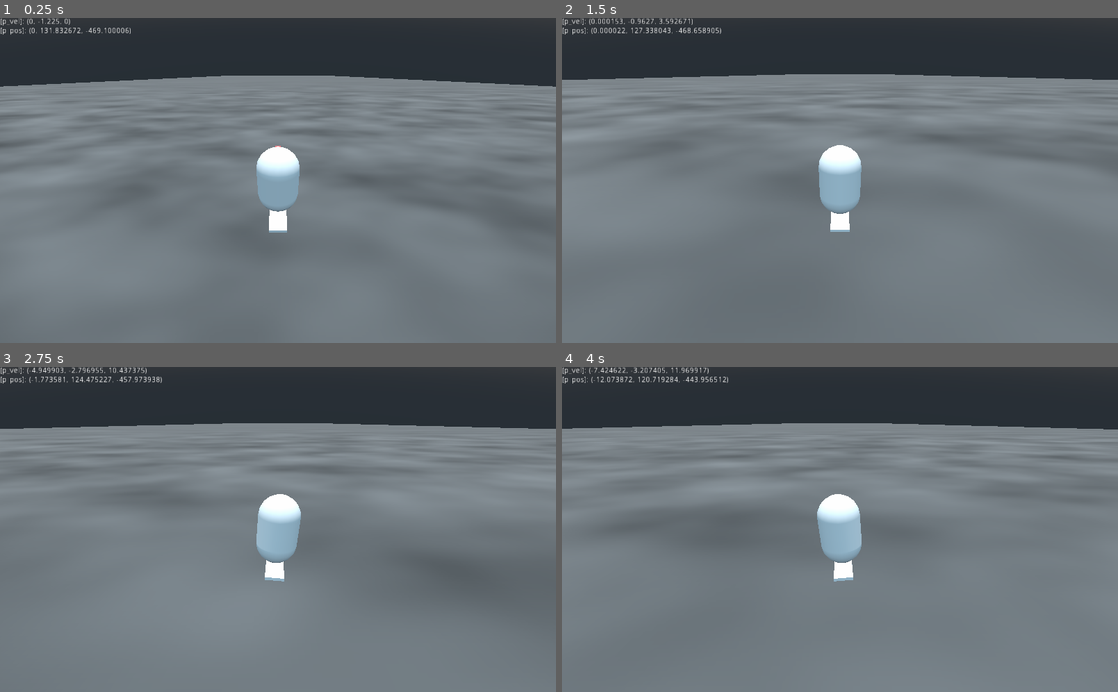
Above: before the commit, frames 1-4 (two rows, left to right).
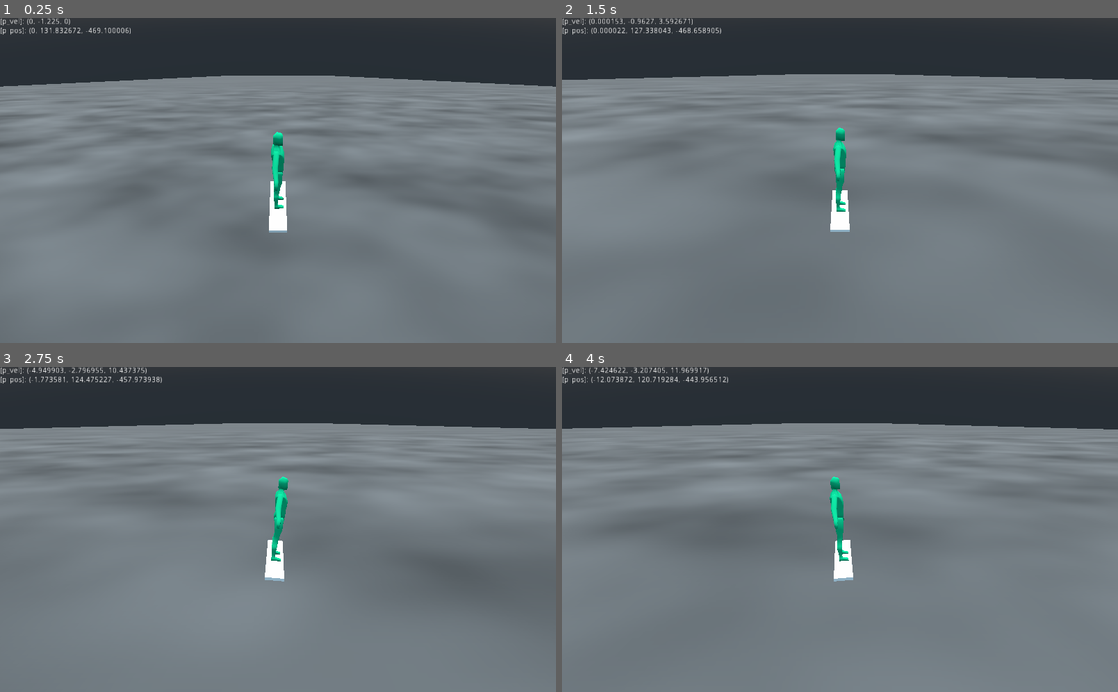
Above: after the commit, the same moments.

Repository: sundowns/untitled-snowboarding-game
Game: Godot game, scene res://Game.tscn
Two runs of this game, one before a commit and one after it. Both use one fixed random seed, a clock stepped at 60 frames per second and the inputs below.
Inputs (mouse positions are in pixels of both pictures, inside the frame that each line leads up to):
- Up to frame 1 (0.25 s): no input
- Up to frame 2 (1.5 s): move the mouse to (962, 164) at 0.52 s; hold D (turn_right) 0.53-1.25 s; click (962, 164) at 0.67 s; drag from (728, 196) to (812, 245) at 1.27 s
- Up to frame 3 (2.75 s): move the mouse to (333, 458) at 2.02 s; hold D (turn_right) from 2.03 s (still down)
- Up to frame 4 (4 s): release D (turn_right) at 2.75 s; drag from (812, 594) to (673, 480) at 2.77 s; move the mouse to (1006, 578) at 3.52 s; hold A (turn_left) from 3.53 s (still down)

The runs differ from the first frame. In frame 1, 1.3% of the frame differs, in the area x 46-54%, y 35-60%; in frame 2, 1.4%; in frame 3, 1.5%, in the area x 46-55%, y 33-61%; in frame 4, 1.5%.

Commit message:
add humanoid mesh

Diff:
--- /dev/null
+++ b/models/humanoid.tscn
@@ -0,0 +1,12 @@
+[gd_scene load_steps=3 format=2]
+
+[ext_resource path="res://assets/humanoid.glb" type="PackedScene" id=1]
+
+[sub_resource type="SpatialMaterial" id=1]
+albedo_color = Color( 0.0588235, 0.760784, 0.513726, 1 )
+metallic_specular = 0.0
+
+[node name="humanoid" instance=ExtResource( 1 )]
+
+[node name="Humanoid" parent="HumanoidRig/Skeleton" index="0"]
+material/0 = SubResource( 1 )
--- a/world/Player.gd
+++ b/world/Player.gd
@@ -3,9 +3,17 @@
 
 onready var floor_cast: RayCast = $FloorCast
 onready var mesh_anchor: Spatial = $MeshAnchor
+onready var player_mesh: Spatial = $MeshAnchor/humanoid
 
 export(float) var forward_speed: float = 10.0
 export(float) var terminal_velocity: float = 50.0
+
+enum BoardingStyle {
+	REGULAR = 0,
+	GOOFY = 1
+}
+
+export(BoardingStyle) var boarding_style = BoardingStyle.REGULAR
 
 export(Resource) var backside_vector
 export(Resource) var frontside_vector
@@ -15,6 +23,13 @@
 
 # Get the gravity from the project settings to be synced with RigidDynamicBody nodes.
 var gravity = ProjectSettings.get_setting("physics/3d/default_gravity")
+
+func _ready():
+	match boarding_style:
+		BoardingStyle.REGULAR:
+			player_mesh.rotation_degrees = Vector3(0, 90, 0)
+		BoardingStyle.GOOFY:
+			player_mesh.rotation_degrees = Vector3(0, -90, 0)
 
 func _physics_process(delta: float):
 	if is_on_floor() or floor_cast.is_colliding():
--- a/world/Player.tscn
+++ b/world/Player.tscn
@@ -2,6 +2,7 @@
 
 [ext_resource path="res://world/Player.gd" type="Script" id=1]
 [ext_resource path="res://addons/vector_resource/vector_resource.gd" type="Script" id=2]
+[ext_resource path="res://models/humanoid.tscn" type="PackedScene" id=3]
 
 [sub_resource type="Resource" id=6]
 script = ExtResource( 2 )
@@ -24,11 +25,6 @@
 [sub_resource type="CapsuleShape" id=1]
 radius = 0.7
 
-[sub_resource type="CapsuleMesh" id=2]
-radius = 0.7
-radial_segments = 32
-rings = 4
-
 [sub_resource type="CubeMesh" id=3]
 size = Vector3( 2.5, 0.1, 0.6 )
 
@@ -50,9 +46,8 @@
 
 [node name="MeshAnchor" type="Spatial" parent="."]
 
-[node name="PlayerMesh" type="MeshInstance" parent="MeshAnchor"]
-transform = Transform( 1, 0, 0, 0, -4.37114e-08, -1, 0, 1, -4.37114e-08, 0, 0, 0 )
-mesh = SubResource( 2 )
+[node name="humanoid" parent="MeshAnchor" instance=ExtResource( 3 )]
+transform = Transform( -2.62268e-08, 0, 0.6, 0, 0.6, 0, -0.6, 0, -2.62268e-08, 0, -1.05846, 0 )
 
 [node name="BoardMesh" type="MeshInstance" parent="MeshAnchor"]
 transform = Transform( -4.37114e-08, 0, 1, 0, 1, 0, -1, 0, -4.37114e-08, 0, -1.11692, 0 )
Binary file added: assets/humanoid.glb
Not shown, added: assets/humanoid.glb.import
